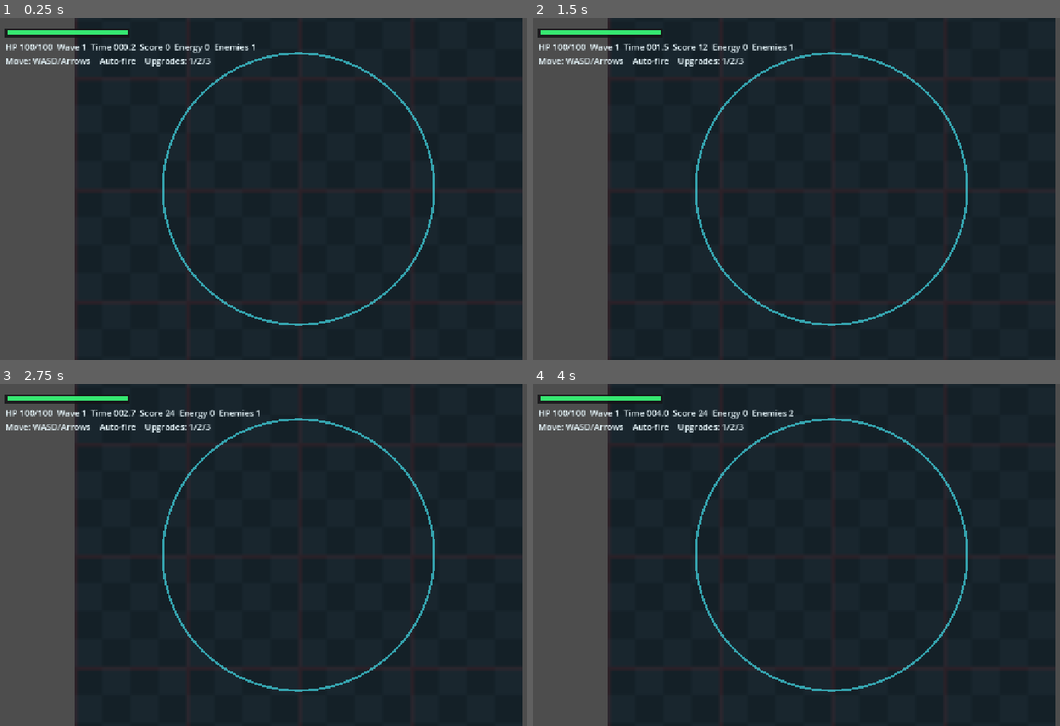
Above: before the commit, frames 1-4 (two rows, left to right).
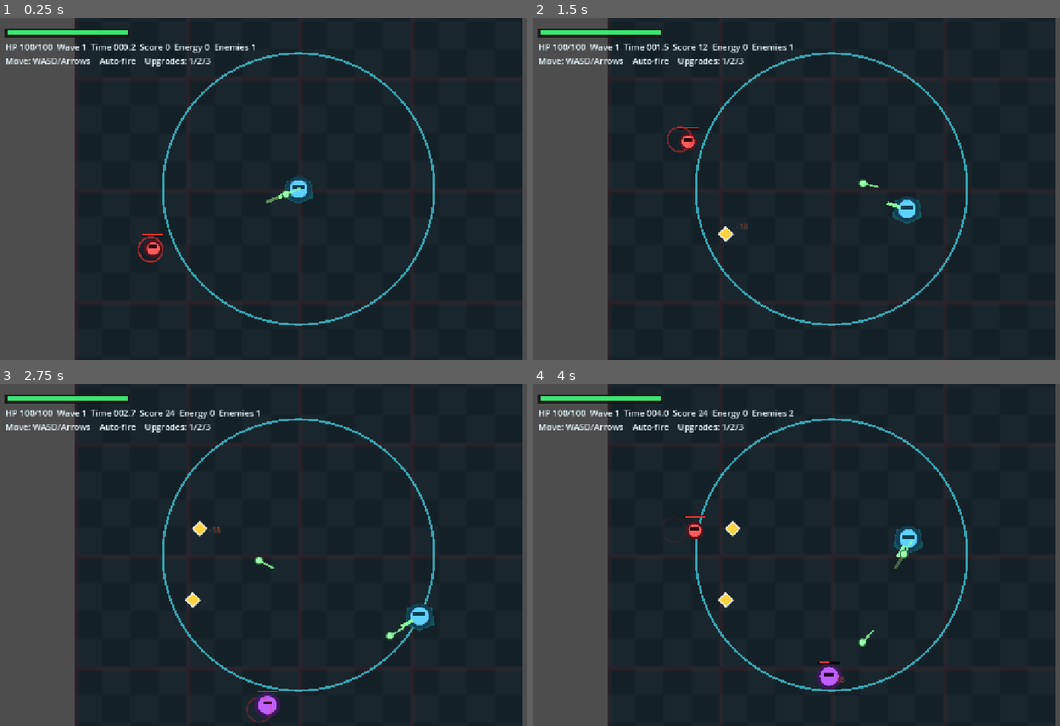
Above: after the commit, the same moments.

Repository: psygames-lab/psygodot
Game: Godot game, scene res://scenes/ArenaSurvivorGame.tscn
Same seed, same stepped clock (60 frames per second), same inputs: the game is played once before the commit and once after it.
Inputs (mouse positions are in pixels of both pictures, inside the frame that each line leads up to):
- Up to frame 1 (0.25 s): no input
- Up to frame 2 (1.5 s): tap Enter at 0.5 s; move the mouse to (965, 171) at 0.52 s; hold D (move_right) 0.53-1.28 s; hold 1 0.53-1.28 s; click (965, 171) at 0.67 s; move the mouse to (712, 206) at 1.27 s; hold S (move_down) from 1.28 s (still down); tap 2 at 1.35 s
- Up to frame 3 (2.75 s): move the mouse to (358, 479) at 2.02 s; release S (move_down) at 2.03 s; hold D (move_right) from 2.03 s (still down); hold 3 from 2.03 s (still down)
- Up to frame 4 (4 s): move the mouse to (801, 623) at 2.77 s; release D (move_right) at 2.78 s; release 3 at 2.78 s; hold W (move_up) 2.78-3.53 s; tap 1 at 2.85 s; click (801, 623) at 2.92 s; move the mouse to (1012, 606) at 3.52 s; hold A (move_left) from 3.53 s (still down); hold 2 from 3.53 s (still down)

The runs differ from the first frame. In frame 1, 0.6% of the frame differs, in the area x 26-60%, y 46-72%; in frame 2, 0.7%; in frame 3, 1.0%; in frame 4, 1.1%, in the area x 28-74%, y 38-90%.

Commit message:
fix: keep arena actors above floor

Diff:
--- a/godot_project_arena_survivor/data_examples/arena_validation_report.json
+++ b/godot_project_arena_survivor/data_examples/arena_validation_report.json
@@ -14,8 +14,8 @@
     "feedback_positive": 54,
     "pickup_spawn": 27,
     "pickup_collected": 25,
-    "probe_start": 13,
-    "probe_end": 13,
+    "probe_start": 12,
+    "probe_end": 12,
     "upgrade_choice_onset": 2,
     "upgrade_selected": 2,
     "wave_end": 1,
@@ -31,28 +31,28 @@
     "input": 5,
     "frame": 1800,
     "feedback": 54,
-    "probe": 26
+    "probe": 24
   },
   "metric_ranges": {
     "total_run_time_ms": {
-      "min": 29974.35,
-      "max": 29974.35
+      "min": 29974.754,
+      "max": 29974.754
     },
     "survival_time_ms": {
-      "min": 29974.35,
-      "max": 29974.35
+      "min": 29974.754,
+      "max": 29974.754
     },
     "frame_sample_count": {
       "min": 1800.0,
       "max": 1800.0
     },
     "mean_speed": {
-      "min": 229.872223,
-      "max": 229.872223
+      "min": 229.872222,
+      "max": 229.872222
     },
     "mean_nearest_enemy_distance": {
-      "min": 296.373229,
-      "max": 296.373229
+      "min": 295.98959,
+      "max": 295.98959
     },
     "damage_count": {
       "min": 0.0,
@@ -67,8 +67,8 @@
       "max": 0.925926
     },
     "weapon_fire_rate_per_min": {
-      "min": 164.14034,
-      "max": 164.14034
+      "min": 164.138128,
+      "max": 164.138128
     },
     "projectile_hit_rate": {
       "min": 0.829268,
--- a/godot_project_arena_survivor/data_examples/derived_arena_metrics.csv
+++ b/godot_project_arena_survivor/data_examples/derived_arena_metrics.csv
@@ -1,14 +1,14 @@
 session_id,metric_name,value
-S_20260513_160849_0399,total_run_time_ms,29974.35
-S_20260513_160849_0399,survival_time_ms,29974.35
-S_20260513_160849_0399,frame_sample_count,1800.0
-S_20260513_160849_0399,mean_speed,229.872223
-S_20260513_160849_0399,mean_nearest_enemy_distance,296.373229
-S_20260513_160849_0399,damage_count,0.0
-S_20260513_160849_0399,enemy_kill_count,27.0
-S_20260513_160849_0399,pickup_collection_rate,0.925926
-S_20260513_160849_0399,weapon_fire_rate_per_min,164.14034
-S_20260513_160849_0399,projectile_hit_rate,0.829268
-S_20260513_160849_0399,upgrade_choice_count,2.0
-S_20260513_160849_0399,threat_probe_hit_rate,0.0
-S_20260513_160849_0399,reward_approach_rate,0.925926
+S_20260513_162457_2152,total_run_time_ms,29974.754
+S_20260513_162457_2152,survival_time_ms,29974.754
+S_20260513_162457_2152,frame_sample_count,1800.0
+S_20260513_162457_2152,mean_speed,229.872222
+S_20260513_162457_2152,mean_nearest_enemy_distance,295.98959
+S_20260513_162457_2152,damage_count,0.0
+S_20260513_162457_2152,enemy_kill_count,27.0
+S_20260513_162457_2152,pickup_collection_rate,0.925926
+S_20260513_162457_2152,weapon_fire_rate_per_min,164.138128
+S_20260513_162457_2152,projectile_hit_rate,0.829268
+S_20260513_162457_2152,upgrade_choice_count,2.0
+S_20260513_162457_2152,threat_probe_hit_rate,0.0
+S_20260513_162457_2152,reward_approach_rate,0.925926
--- a/godot_project_arena_survivor/scripts/arena_survivor_game.gd
+++ b/godot_project_arena_survivor/scripts/arena_survivor_game.gd
@@ -34,6 +34,8 @@
 var rng := RandomNumberGenerator.new()
 var validation_mode := false
 var validation_elapsed := 0.0
+var screenshot_mode := false
+var screenshot_taken := false
 var telemetry
 var music_player: AudioStreamPlayer
 var shot_player: AudioStreamPlayer
@@ -65,6 +67,7 @@
 var session_closed := false
 
 func _ready() -> void:
+	screenshot_mode = _is_screenshot_run()
 	validation_mode = _is_validation_run()
 	_ensure_input_actions()
 	_build_scene()
@@ -107,6 +110,8 @@
 		])
 		_end_session("validation_complete")
 		get_tree().quit(0)
+	elif screenshot_mode and not screenshot_taken and run_time >= 2.0:
+		_save_visual_screenshot()
 	elif player["health"] <= 0.0:
 		_log_gameplay("death", {}, {"reason": "health_zero"})
 		_log_feedback("feedback_negative", {"reason": "death"})
@@ -161,18 +166,22 @@
 
 	actor_root = Node2D.new()
 	actor_root.name = "ActorRoot"
+	actor_root.z_index = 10
 	world_root.add_child(actor_root)
 
 	bullet_root = Node2D.new()
 	bullet_root.name = "BulletRoot"
+	bullet_root.z_index = 30
 	world_root.add_child(bullet_root)
 
 	pickup_root = Node2D.new()
 	pickup_root.name = "PickupRoot"
+	pickup_root.z_index = 20
 	world_root.add_child(pickup_root)
 
 	effect_root = Node2D.new()
 	effect_root.name = "EffectRoot"
+	effect_root.z_index = 40
 	world_root.add_child(effect_root)
 
 	floor_sprite = Sprite2D.new()
@@ -180,6 +189,7 @@
 	floor_sprite.centered = true
 	floor_sprite.scale = Vector2(8.0, 8.0)
 	floor_sprite.modulate = Color(0.55, 0.66, 0.72)
+	floor_sprite.z_index = -100
 	world_root.add_child(floor_sprite)
 	_build_arena_ring()
 
@@ -236,6 +246,7 @@
 	ring.name = "ArenaBoundaryRing"
 	ring.width = 5.0
 	ring.default_color = Color(0.28, 0.95, 1.0, 0.62)
+	ring.z_index = -80
 	var points := PackedVector2Array()
 	for i in range(97):
 		var a := TAU * float(i) / 96.0
@@ -644,6 +655,18 @@
 	if validation_mode and int(run_time) == 3:
 		pass
 
+func _save_visual_screenshot() -> void:
+	screenshot_taken = true
+	await get_tree().process_frame
+	var image := get_viewport().get_texture().get_image()
+	var path := "user://arena_visual_check.png"
+	var err := image.save_png(path)
+	print("PSYGODOT_ARENA_SCREENSHOT path=%s err=%s enemies=%d effects=%d" % [
+		ProjectSettings.globalize_path(path), err, enemies.size(), visual_effect_count
+	])
+	_end_session("screenshot_complete")
+	get_tree().quit(0)
+
 func _update_wave() -> void:
 	wave = int(run_time / 18.0) + 1
 	if wave != last_wave_logged:
@@ -833,3 +856,7 @@
 		or args.has("--headless") \
 		or user_args.has("--headless") \
 		or user_args.has("--arena-verify")
+
+func _is_screenshot_run() -> bool:
+	var user_args := OS.get_cmdline_user_args()
+	return user_args.has("--arena-screenshot")
Not shown, changed: godot_project_arena_survivor/data_examples/raw_arena_events_example.jsonl
